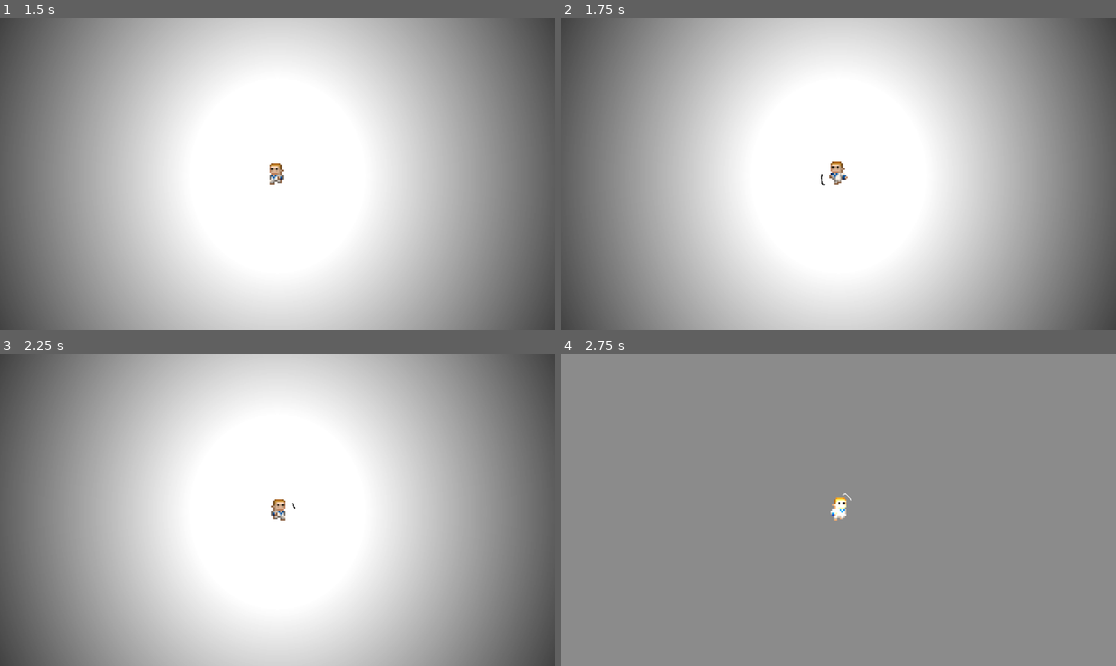
Above: before the commit, frames 1-4 (two rows, left to right).
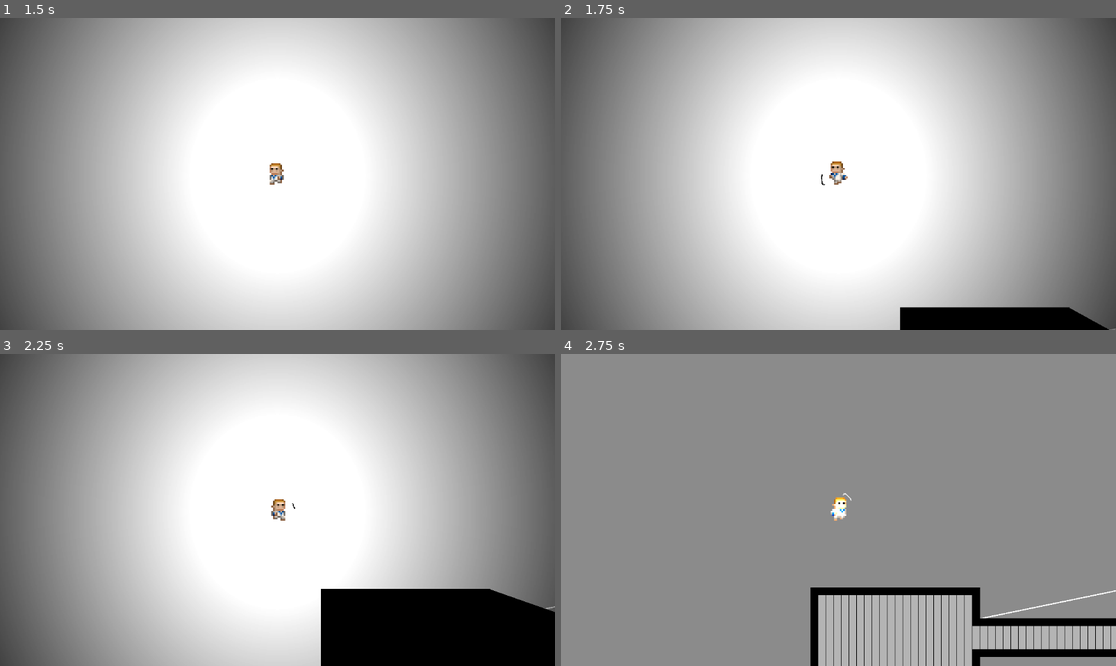
Above: after the commit, the same moments.

Repository: SimpleImpact/Mark-Of-Darkness
Game: Godot game, scene res://node_2d.tscn
The game is run twice, just before and just after one commit, with the same random seed, the same clock (stepped at 60 frames per second) and the same inputs.
Inputs (mouse positions are in pixels of both pictures, inside the frame that each line leads up to):
- Up to frame 1 (1.5 s): tap Enter at 0.5 s; move the mouse to (399, 158) at 0.52 s; press the mouse at (399, 158) at 0.53 s; hold D (Right) 0.53-1.28 s; tap C (C) at 0.8, 1.35 s; move the mouse to (166, 189) at 1.27 s; release the mouse at (166, 189) at 1.28 s; hold S (Down) from 1.28 s (still down)
- Up to frame 2 (1.75 s): keep holding S (Down); click (727, 189) at 1.55 s
- Up to frame 3 (2.25 s): move the mouse to (333, 441) at 2.02 s; release S (Down) at 2.03 s; press the mouse at (333, 441) at 2.03 s; hold D (Right) from 2.03 s (still down)
- Up to frame 4 (2.75 s): keep holding D (Right); tap C (C) at 2.3 s

Frame 1 is identical in both runs. In frame 2, 2.5% of the frame differs, in the area x 61-100%, y 92-100%; in frame 3, 10%; in frame 4, 11%, in the area x 44-100%, y 74-100%.
Error before the commit: Parse Error: Used space character for indentation instead of tab as used before in the file. (res://Scripts/MapGen.gd:55)

Commit message:
Condensed Map Gen

Diff:
--- a/Scripts/Attacks/slash.gd
+++ b/Scripts/Attacks/slash.gd
@@ -9,7 +9,7 @@
 
 
 # Called every frame. 'delta' is the elapsed time since the previous frame.
-func _process(delta: float) -> void:
+func _process(_delta: float) -> void:
 	if Input.is_action_pressed("Attack") and cooldown:
 		collider.disabled = false
 		look_at(get_global_mouse_position())
--- a/Scripts/MapGen.gd
+++ b/Scripts/MapGen.gd
@@ -14,58 +14,51 @@
 @export var roomCount = 5
 var start = randi_range(0,1)
 #X is min, Y is max
-@export var roomSizeRange = Vector2i(8,20)
-@export var posRange = Vector2i(10,100)
+@export var roomSizeRange = Vector2i(8, 20)
+@export var posRange = Vector2i(10, 100)
 @export var minRoomOffset = 10
-@export var enableRoomDebugLines = true
 @export var hallWidth = 3
 var holder = hallWidth
-#unused for now:
-var maxRoomOffset = 50
 
-var mapBorder = 50
-
-var availableTiles = []
-
-func generate_roomsPoints():
+func generate_roomsPoints(map:TileMapLayer, roomNumber:int, minSize:int, maxSize:int, debugLines:bool):
 	#generate room positions and sizes
-	while rooms.size() < roomCount:
-		var size = Vector2(rng.randi_range(roomSizeRange.x, roomSizeRange.y), rng.randi_range(roomSizeRange.x, roomSizeRange.y))
+	while rooms.size() < roomNumber:
+		var size = Vector2(rng.randi_range(minSize, maxSize), rng.randi_range(minSize, maxSize))
 		var position = Vector2(rng.randi_range(posRange.x, posRange.y), rng.randi_range(posRange.x, posRange.y)) # Adjust range as needed
 		var new_room = Room.new(position.x, position.y, size.x, size.y)
 	#check for overlaps
 		if !room_overlaps(new_room):
 			rooms.append(new_room)
-
-	#create big block ༼ つ ◕_◕ ༽つ
-
-func roomGen():
+	# ============= ༼ つ ◕_◕ ༽つ ============= #
+	var edges = delauney()
+	var mst = generateMst(edges)
+	halls(mst, 2, map)
+	roomGen(map)
+	halls(mst, 0, map)
+	debugLineGen(mst, debugLines)
+func roomGen(map):
 	for room in rooms:
 		var pos = room.rect.position
 		var size = Vector2(room.rect.size.x +2, room.rect.size.y +2)
 		for h in range(size.x):
 			for k in range(size.y):
-				set_cell(Vector2i(pos.x+h,pos.y+k), 0, Vector2i(1,0))
+				map.set_cell(Vector2i(pos.x+h,pos.y+k), 0, Vector2i(1,0))
 
 	for room in rooms:
 		var pos = Vector2(room.rect.position.x +1, room.rect.position.y+1)
 		var size = room.rect.size
 		for h in range(size.x):
 			for k in range(size.y):
-				set_cell(Vector2i(pos.x+h,pos.y+k), 0, Vector2i(0,0))
-                 availableTiles.append(Vector(pos.x+h, pos.y+k))
-    print(availableTiles)
-
-
-#func for overlap check
+				map.set_cell(Vector2i(pos.x+h,pos.y+k), 0, Vector2i(0,0))
+				Globals.openTiles.append(Vector2i(pos.x+h,pos.y+k))
+# Check for overlapping rooms
 func room_overlaps(new_room: Room) -> bool:
 	for room in rooms:
 		var expanded = room.rect.grow(minRoomOffset/2)
 		if expanded.intersects(new_room.rect.grow(minRoomOffset/2)):
 			return true
 	return false
-
-
+# Do tranglation
 func delauney():
 	#get room centers, then triangulate
 	var centers = PackedVector2Array()
@@ -81,17 +74,14 @@
 		edges.append([triangulation[i*3+1],triangulation[(i*3)+2]])
 		edges.append([triangulation[i*3+2],triangulation[(i*3)]])
 	return edges
-
-
-#Get the minimum spanning tree
+# Make the minimum spanning tree
 func findMst(v,disjointSet):
 	while disjointSet[v] != v:
 		v = disjointSet[v]
 	return v
-
 func union(a,b,disjointSet):
 	disjointSet[findMst(a,disjointSet)] = findMst(b,disjointSet)
-
+# Creates the MST
 func generateMst(edges):
 	var mst = []
 	var sortedEdges = []
@@ -105,7 +95,6 @@
 	for room in rooms:
 		disjointSet[room.center] = room.center
 
-
 	for edge in sortedEdges:
 		var a = edge[0]
 		var b = edge[1]
@@ -113,9 +102,8 @@
 			mst.append(edge)
 			union(a,b,disjointSet)
 	return mst
-
-#use mst to dig halls
-func halls(mst, mod):
+# Use MST to dig halls
+func halls(mst, mod, map):
 	#rng to vary hallway direction
 	hallWidth = holder
 	hallWidth += mod
@@ -131,8 +119,6 @@
 			yDir = -1
 		else:
 			firstY -= (hallWidth-1)/2
-
-		#use rng to change hall bend
 		if start==0:
 			yStart = line[0].x
 		else:
@@ -142,13 +128,12 @@
 		for vert in range(firstY, lastY, yDir):
 			for i in range(hallWidth):
 				if mod == 0:
-					set_cell(Vector2i(yStart-(hallWidth-1)/2+i, vert), 0, Vector2i(0,0))
+					map.set_cell(Vector2i(yStart-(hallWidth-1)/2+i, vert), 0, Vector2i(0,0))
 				else:
-					set_cell(Vector2i(yStart-(hallWidth-1)/2+i, vert), 0, Vector2i(1,0))
+					map.set_cell(Vector2i(yStart-(hallWidth-1)/2+i, vert), 0, Vector2i(1,0))
 
 		#same for horizontals
 		var xDir = 1
-
 		#This part makes the hallway have a full corner
 		var firstX =line[0].x
 		var lastX = line[1].x
@@ -167,15 +152,11 @@
 		for hor in range(firstX, lastX, xDir):
 			for i in range(hallWidth):
 				if mod == 0:
-					set_cell(Vector2i(hor, xStart-(hallWidth-1)/2+i), 0, Vector2i(0,0))
+					map.set_cell(Vector2i(hor, xStart-(hallWidth-1)/2+i), 0, Vector2i(0,0))
 				else:
-					set_cell(Vector2i(hor, xStart-(hallWidth-1)/2+i), 0, Vector2i(1,0))
-
-func _ready() -> void:
-	generate_roomsPoints()
-	var edges = delauney()
-	var mst = generateMst(edges)
-
+					map.set_cell(Vector2i(hor, xStart-(hallWidth-1)/2+i), 0, Vector2i(1,0))
+# Cool line generator
+func debugLineGen(mst, enableRoomDebugLines):
 	if enableRoomDebugLines:
 		for line in mst:
 			var trace = Line2D.new()
@@ -183,6 +164,5 @@
 			trace.add_point(line[0]*64)
 			trace.add_point(line[1]*64)
 
-	halls(mst, 2)
-	roomGen()
-	halls(mst, 0)
+func _ready() -> void:
+	generate_roomsPoints(self, roomCount, roomSizeRange.x, roomSizeRange.y, true)
--- /dev/null
+++ b/globals.gd
@@ -0,0 +1,11 @@
+extends Node
+
+var openTiles:Array
+# Called when the node enters the scene tree for the first time.
+func _ready() -> void:
+	pass # Replace with function body.
+
+
+# Called every frame. 'delta' is the elapsed time since the previous frame.
+func _process(_delta: float) -> void:
+	pass
--- a/map.tscn
+++ b/map.tscn
@@ -1,10 +1,8 @@
 [gd_scene load_steps=3 format=3 uid="uid://ci73nbj57ejif"]
 
 [ext_resource type="TileSet" uid="uid://dw3shrb6t37df" path="res://TileMaps/CobbleTileset.tres" id="1_a7yuw"]
-[ext_resource type="Script" path="res://Scripts/MapGen.gd" id="1_qdsp8"]
+[ext_resource type="Script" path="res://test.gd" id="2_8wx6a"]
 
 [node name="TileMapLayer" type="TileMapLayer"]
 tile_set = ExtResource("1_a7yuw")
-script = ExtResource("1_qdsp8")
-posRange = Vector2i(0, 100)
-hallWidth = 5
+script = ExtResource("2_8wx6a")
--- a/project.godot
+++ b/project.godot
@@ -12,6 +12,11 @@
 
 run/main_scene="res://node_2d.tscn"
 config/features=PackedStringArray("4.3")
+
+[autoload]
+
+Globals="*res://globals.gd"
+MapGen="*res://Scripts/MapGen.gd"
 
 [editor_plugins]
 
--- /dev/null
+++ b/test.gd
@@ -0,0 +1,4 @@
+extends TileMapLayer
+
+func _ready() -> void:
+	MapGen.generate_roomsPoints(self, 5, 8, 20, false)
